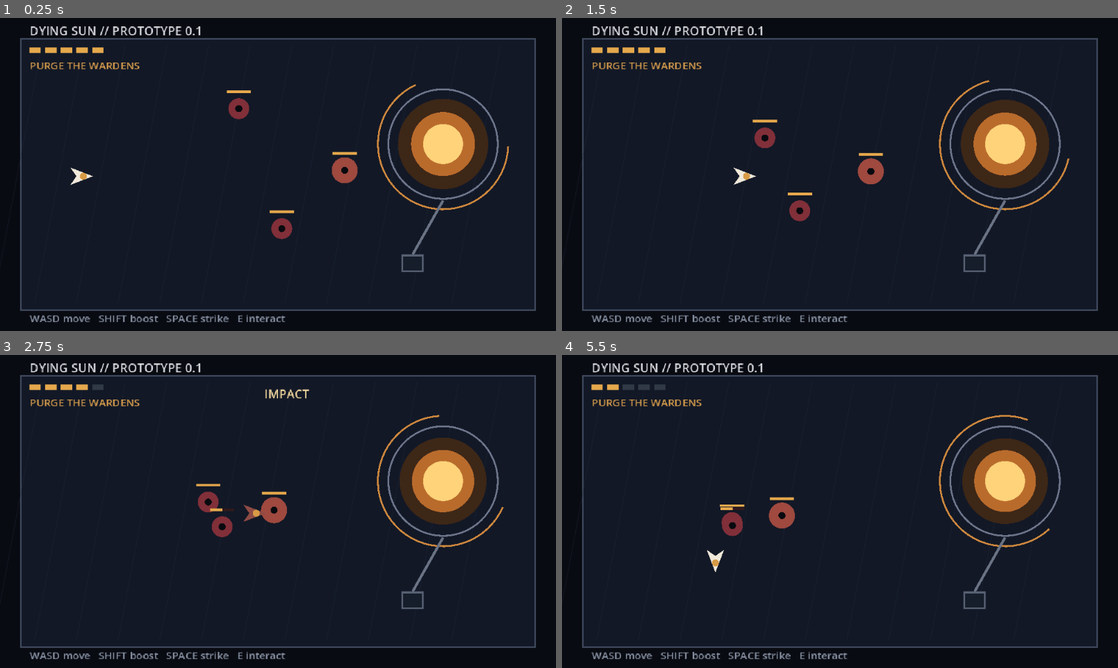
Above: before the commit, frames 1-4 (two rows, left to right).
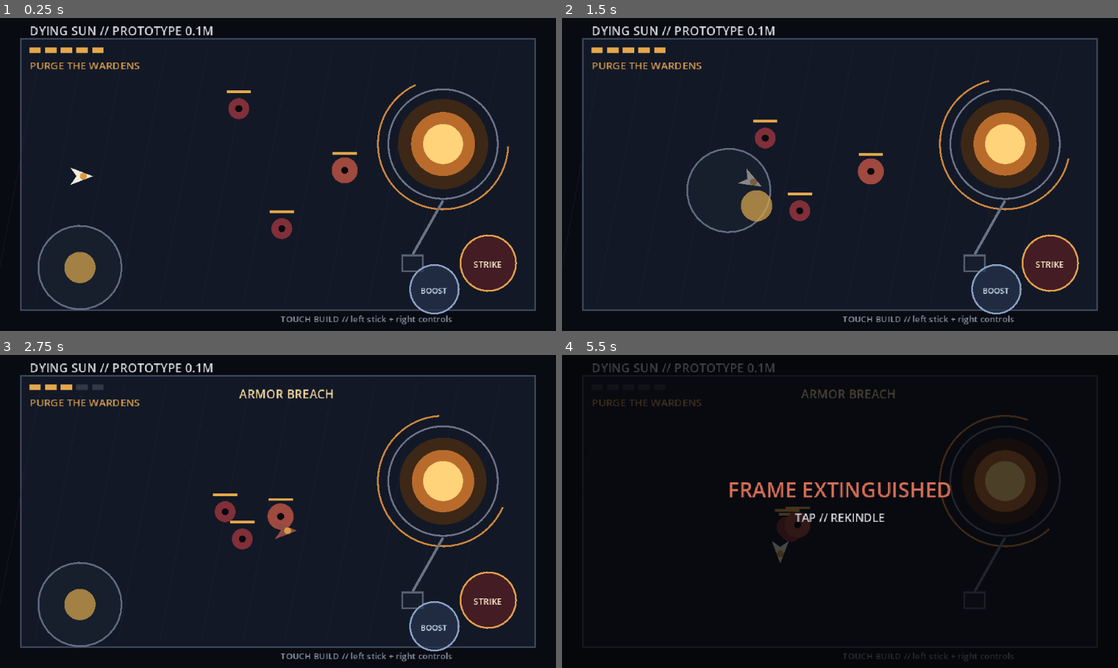
Above: after the commit, the same moments.

Repository: Ghosty-sudo/dying-sun
Game: Godot game, scene res://scenes/main.tscn
Same seed, same stepped clock (60 frames per second), same inputs: the game is played once before the commit and once after it.
Inputs (mouse positions are in pixels of both pictures, inside the frame that each line leads up to):
- Up to frame 1 (0.25 s): no input
- Up to frame 2 (1.5 s): tap Enter at 0.5 s; move the mouse to (962, 158) at 0.52 s; hold D 0.53-1.25 s; tap Shift at 0.6 s; click (962, 158) at 0.67 s; tap Space at 0.77, 1.07 s; tap E at 0.8 s; drag from (728, 190) to (812, 237) at 1.27 s
- Up to frame 3 (2.75 s): move the mouse to (333, 442) at 2.02 s; hold D from 2.03 s (still down); tap R at 2.1 s; tap Space at 2.3 s
- Up to frame 4 (5.5 s): release D at 2.75 s; drag from (812, 574) to (673, 464) at 2.77 s; move the mouse to (1006, 558) at 3.52 s; hold A 3.53-4.25 s; tap Shift at 3.6 s; tap Space at 3.77, 4.07, 5.3 s; tap E at 3.8 s; drag from (673, 464) to (756, 433) at 4.27 s; move the mouse to (867, 511) at 5.02 s; hold S from 5.03 s (still down); tap R at 5.1 s; click (867, 511) at 5.17 s

The runs differ from the first frame. In frame 1, 4.2% of the frame differs, in the area x 5-93%, y 2-98%; in frame 2, 4.3%; in frame 3, 5.9%; in frame 4, 12%, in the area x 3-97%, y 2-98%.

Commit message:
Add mobile touch controls to Dying Sun prototype

Diff:
--- a/scripts/main.gd
+++ b/scripts/main.gd
@@ -6,6 +6,12 @@
 const PLAYER_SPEED := 118.0
 const DASH_SPEED := 330.0
 const ATTACK_RANGE := 54.0
+const TOUCH_STICK_CENTER := Vector2(92.0, 287.0)
+const TOUCH_STICK_RADIUS := 48.0
+const TOUCH_ATTACK_CENTER := Vector2(562.0, 282.0)
+const TOUCH_BOOST_CENTER := Vector2(500.0, 312.0)
+const TOUCH_INTERACT_CENTER := Vector2(438.0, 312.0)
+const TOUCH_BUTTON_RADIUS := 32.0
 
 var player_pos := Vector2(92.0, 182.0)
 var player_hp := 5
@@ -31,7 +37,14 @@
 var status_flash := ""
 var status_time := 0.0
 
+var touch_move_id := -1
+var touch_origin := Vector2.ZERO
+var touch_current := Vector2.ZERO
+var touch_move := Vector2.ZERO
+var touch_mode := false
+
 func _ready() -> void:
+	touch_mode = DisplayServer.is_touchscreen_available() or OS.has_feature("mobile") or OS.has_feature("web")
 	spawn_opening_wave()
 	queue_redraw()
 
@@ -93,7 +106,7 @@
 	queue_redraw()
 
 func update_player(delta: float) -> void:
-	var move := Vector2.ZERO
+	var move := touch_move
 	if Input.is_key_pressed(KEY_W) or Input.is_key_pressed(KEY_UP):
 		move.y -= 1.0
 	if Input.is_key_pressed(KEY_S) or Input.is_key_pressed(KEY_DOWN):
@@ -152,10 +165,16 @@
 				hit_any = true
 				if int(enemy["hp"]) <= 0:
 					enemies.remove_at(i)
-			else:
+				else:
 					enemies[i] = enemy
 	if hit_any:
 		flash_status("IMPACT")
+
+func perform_boost() -> void:
+	if dash_cooldown <= 0.0 and not dialogue_open and not dead and not complete:
+		dash_time = 0.15
+		dash_cooldown = 0.8
+		flash_status("BOOST")
 
 func try_interact() -> void:
 	if dead:
@@ -169,6 +188,8 @@
 		else:
 			if phase == 0:
 				choice_pending = true
+			elif complete:
+				restart_run()
 			else:
 				dialogue_open = false
 		return
@@ -229,12 +250,68 @@
 	dialogue_index = 0
 	sol_trust = 0
 	remembered_choice = ""
+	touch_move_id = -1
+	touch_move = Vector2.ZERO
 	spawn_opening_wave()
 	flash_status("FRAME REKINDLED")
 
 func flash_status(text: String) -> void:
 	status_flash = text
 	status_time = 0.7
+
+func _input(event: InputEvent) -> void:
+	if event is InputEventScreenTouch:
+		handle_touch(event as InputEventScreenTouch)
+	elif event is InputEventScreenDrag:
+		handle_drag(event as InputEventScreenDrag)
+
+func handle_touch(event: InputEventScreenTouch) -> void:
+	var pos := event.position
+	if not event.pressed:
+		if event.index == touch_move_id:
+			touch_move_id = -1
+			touch_move = Vector2.ZERO
+		return
+
+	if dead:
+		restart_run()
+		return
+
+	if dialogue_open:
+		if choice_pending:
+			choose_path(1 if pos.x < 320.0 else 2)
+		else:
+			try_interact()
+		return
+
+	if pos.distance_to(TOUCH_ATTACK_CENTER) <= TOUCH_BUTTON_RADIUS + 12.0:
+		perform_attack()
+		return
+	if pos.distance_to(TOUCH_BOOST_CENTER) <= TOUCH_BUTTON_RADIUS + 12.0:
+		perform_boost()
+		return
+	if pos.distance_to(TOUCH_INTERACT_CENTER) <= TOUCH_BUTTON_RADIUS + 12.0:
+		try_interact()
+		return
+
+	if pos.x < 260.0:
+		touch_move_id = event.index
+		touch_origin = pos
+		touch_current = pos
+		touch_move = Vector2.ZERO
+		return
+
+	if phase == 0 and enemies.is_empty() and player_pos.distance_to(CONSOLE_POS) < 60.0:
+		try_interact()
+
+func handle_drag(event: InputEventScreenDrag) -> void:
+	if event.index != touch_move_id:
+		return
+	touch_current = event.position
+	var delta := touch_current - touch_origin
+	if delta.length() > TOUCH_STICK_RADIUS:
+		delta = delta.normalized() * TOUCH_STICK_RADIUS
+	touch_move = delta / TOUCH_STICK_RADIUS
 
 func _unhandled_key_input(event: InputEvent) -> void:
 	if not event is InputEventKey:
@@ -247,10 +324,7 @@
 		KEY_SPACE:
 			perform_attack()
 		KEY_SHIFT:
-			if dash_cooldown <= 0.0 and not dialogue_open and not dead:
-				dash_time = 0.15
-				dash_cooldown = 0.8
-				flash_status("BOOST")
+			perform_boost()
 		KEY_E:
 			try_interact()
 		KEY_1:
@@ -287,6 +361,8 @@
 		draw_enemy(enemy)
 	draw_player()
 	draw_hud()
+	if touch_mode and not dialogue_open and not dead and not complete:
+		draw_touch_controls()
 
 func draw_enemy(enemy: Dictionary) -> void:
 	var pos: Vector2 = enemy["pos"]
@@ -324,10 +400,38 @@
 		var angle := forward.angle()
 		draw_arc(attack_center, 35.0, angle - 0.9, angle + 0.9, 18, Color("ffe6a3"), 4.0)
 
+func draw_touch_controls() -> void:
+	var font := ThemeDB.fallback_font
+	var stick_center := touch_origin if touch_move_id >= 0 else TOUCH_STICK_CENTER
+	var knob := stick_center
+	if touch_move_id >= 0:
+		knob += touch_move * TOUCH_STICK_RADIUS
+	draw_circle(stick_center, TOUCH_STICK_RADIUS, Color(0.11, 0.14, 0.20, 0.50), true)
+	draw_arc(stick_center, TOUCH_STICK_RADIUS, 0.0, TAU, 32, Color(0.48, 0.52, 0.61, 0.78), 2.0)
+	draw_circle(knob, 18.0, Color(0.85, 0.65, 0.30, 0.72), true)
+
+	draw_circle(TOUCH_ATTACK_CENTER, TOUCH_BUTTON_RADIUS, Color(0.36, 0.12, 0.14, 0.68), true)
+	draw_arc(TOUCH_ATTACK_CENTER, TOUCH_BUTTON_RADIUS, 0.0, TAU, 32, Color("e7a44c"), 2.0)
+	draw_string(font, TOUCH_ATTACK_CENTER + Vector2(-24, 5), "STRIKE", HORIZONTAL_ALIGNMENT_CENTER, 48, 10, Color("fff0cf"))
+
+	var boost_color := Color(0.15, 0.20, 0.30, 0.72) if dash_cooldown <= 0.0 else Color(0.10, 0.11, 0.14, 0.48)
+	draw_circle(TOUCH_BOOST_CENTER, TOUCH_BUTTON_RADIUS - 4.0, boost_color, true)
+	draw_arc(TOUCH_BOOST_CENTER, TOUCH_BUTTON_RADIUS - 4.0, 0.0, TAU, 32, Color("8ba4c7"), 2.0)
+	draw_string(font, TOUCH_BOOST_CENTER + Vector2(-22, 5), "BOOST", HORIZONTAL_ALIGNMENT_CENTER, 44, 9, Color("d8e6f5"))
+
+	var can_interact := phase == 0 and enemies.is_empty() and player_pos.distance_to(CONSOLE_POS) < 60.0
+	if can_interact:
+		draw_circle(TOUCH_INTERACT_CENTER, TOUCH_BUTTON_RADIUS - 6.0, Color(0.43, 0.31, 0.11, 0.80), true)
+		draw_arc(TOUCH_INTERACT_CENTER, TOUCH_BUTTON_RADIUS - 6.0, 0.0, TAU, 32, Color("f2c86b"), 2.0)
+		draw_string(font, TOUCH_INTERACT_CENTER + Vector2(-20, 5), "LINK", HORIZONTAL_ALIGNMENT_CENTER, 40, 9, Color("fff0c5"))
+
 func draw_hud() -> void:
 	var font := ThemeDB.fallback_font
-	draw_string(font, Vector2(34, 20), "DYING SUN // PROTOTYPE 0.1", HORIZONTAL_ALIGNMENT_LEFT, -1, 14, Color("d7d9df"))
-	draw_string(font, Vector2(34, 350), "WASD move   SHIFT boost   SPACE strike   E interact", HORIZONTAL_ALIGNMENT_LEFT, -1, 12, Color("8993a5"))
+	draw_string(font, Vector2(34, 20), "DYING SUN // PROTOTYPE 0.1M", HORIZONTAL_ALIGNMENT_LEFT, -1, 14, Color("d7d9df"))
+	if touch_mode:
+		draw_string(font, Vector2(242, 350), "TOUCH BUILD // left stick + right controls", HORIZONTAL_ALIGNMENT_CENTER, 360, 10, Color("8993a5"))
+	else:
+		draw_string(font, Vector2(34, 350), "WASD move   SHIFT boost   SPACE strike   E interact", HORIZONTAL_ALIGNMENT_LEFT, -1, 12, Color("8993a5"))
 
 	for i in range(5):
 		var c := Color("e5a84c") if i < player_hp else Color("313846")
@@ -335,7 +439,7 @@
 
 	var objective := "PURGE THE WARDENS"
 	if phase == 0 and enemies.is_empty():
-		objective = "APPROACH TERMINAL // E"
+		objective = "APPROACH TERMINAL // LINK"
 	elif phase == 1:
 		objective = "SURVIVE SOL'S INNER GATE"
 	elif phase == 2:
@@ -346,20 +450,23 @@
 		draw_string(font, Vector2(270, 50), status_flash, HORIZONTAL_ALIGNMENT_CENTER, 120, 14, Color("f2d89e"))
 
 	if phase == 0 and enemies.is_empty() and not dialogue_open:
-		draw_string(font, CONSOLE_POS + Vector2(-72, 32), "E // UNKNOWN SIGNAL", HORIZONTAL_ALIGNMENT_CENTER, 144, 11, Color("e5a84c"))
+		draw_string(font, CONSOLE_POS + Vector2(-72, 32), "LINK // UNKNOWN SIGNAL", HORIZONTAL_ALIGNMENT_CENTER, 144, 11, Color("e5a84c"))
 
 	if dialogue_open and not dialogue_lines.is_empty():
-		draw_rect(Rect2(46, 238, 548, 82), Color(0.035, 0.045, 0.075, 0.96), true)
-		draw_rect(Rect2(46, 238, 548, 82), Color("9b733b"), false, 2.0)
-		draw_multiline_string(font, Vector2(62, 260), dialogue_lines[dialogue_index], HORIZONTAL_ALIGNMENT_LEFT, 515, 13, 18, Color("eee9df"))
+		draw_rect(Rect2(46, 218, 548, 112), Color(0.035, 0.045, 0.075, 0.96), true)
+		draw_rect(Rect2(46, 218, 548, 112), Color("9b733b"), false, 2.0)
+		draw_multiline_string(font, Vector2(62, 242), dialogue_lines[dialogue_index], HORIZONTAL_ALIGNMENT_LEFT, 515, 13, 18, Color("eee9df"))
 		if choice_pending:
-			draw_string(font, Vector2(62, 296), "[1] Tell me the truth.     [2] I don't trust voices in stars.", HORIZONTAL_ALIGNMENT_LEFT, -1, 11, Color("e5a84c"))
+			draw_rect(Rect2(58, 276, 250, 38), Color(0.29, 0.22, 0.10, 0.70), true)
+			draw_rect(Rect2(332, 276, 250, 38), Color(0.20, 0.12, 0.16, 0.72), true)
+			draw_string(font, Vector2(72, 299), "TRUST // tell me the truth", HORIZONTAL_ALIGNMENT_LEFT, 220, 10, Color("f5d68b"))
+			draw_string(font, Vector2(346, 299), "DEFIANCE // I don't trust you", HORIZONTAL_ALIGNMENT_LEFT, 220, 10, Color("edc3c6"))
 		elif complete and dialogue_index == dialogue_lines.size() - 1:
-			draw_string(font, Vector2(62, 310), "R // RESTART PROTOTYPE", HORIZONTAL_ALIGNMENT_LEFT, -1, 11, Color("8993a5"))
+			draw_string(font, Vector2(62, 314), "TAP // REKINDLE PROTOTYPE", HORIZONTAL_ALIGNMENT_LEFT, -1, 11, Color("8993a5"))
 		else:
-			draw_string(font, Vector2(535, 310), "E // CONTINUE", HORIZONTAL_ALIGNMENT_RIGHT, 44, 10, Color("8993a5"))
+			draw_string(font, Vector2(492, 314), "TAP // CONTINUE", HORIZONTAL_ALIGNMENT_RIGHT, 86, 10, Color("8993a5"))
 
 	if dead:
 		draw_rect(Rect2(0, 0, 640, 360), Color(0.02, 0.02, 0.03, 0.72), true)
 		draw_string(font, Vector2(0, 164), "FRAME EXTINGUISHED", HORIZONTAL_ALIGNMENT_CENTER, 640, 24, Color("d46d55"))
-		draw_string(font, Vector2(0, 192), "R or E // REKINDLE", HORIZONTAL_ALIGNMENT_CENTER, 640, 13, Color("d7d9df"))
+		draw_string(font, Vector2(0, 192), "TAP // REKINDLE", HORIZONTAL_ALIGNMENT_CENTER, 640, 13, Color("d7d9df"))
